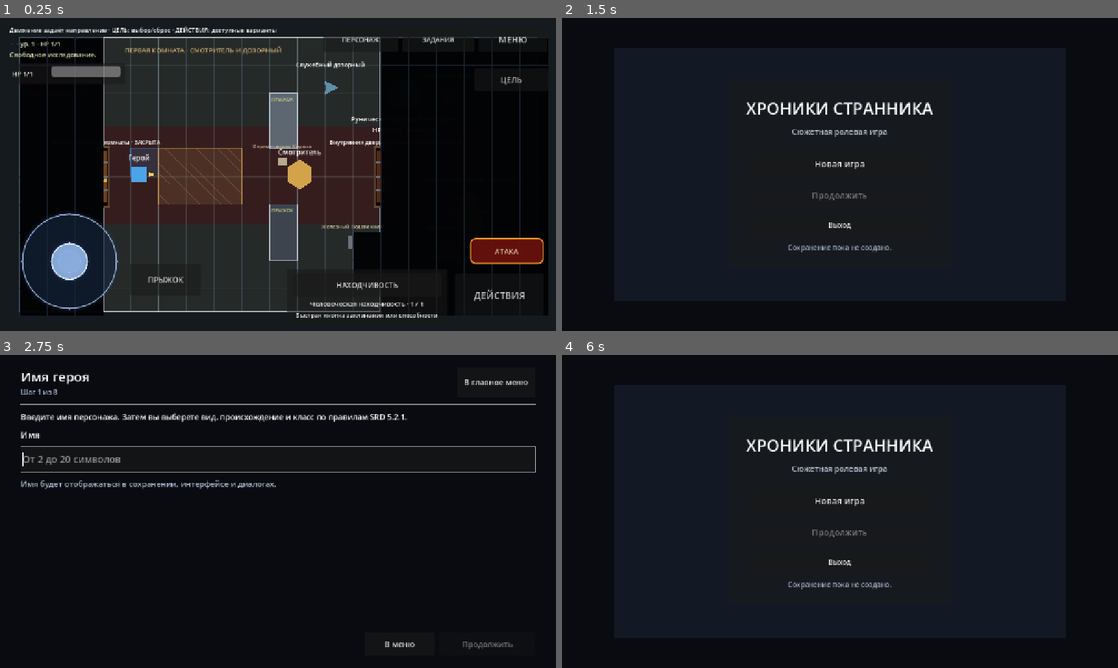
Above: before the commit, frames 1-4 (two rows, left to right).
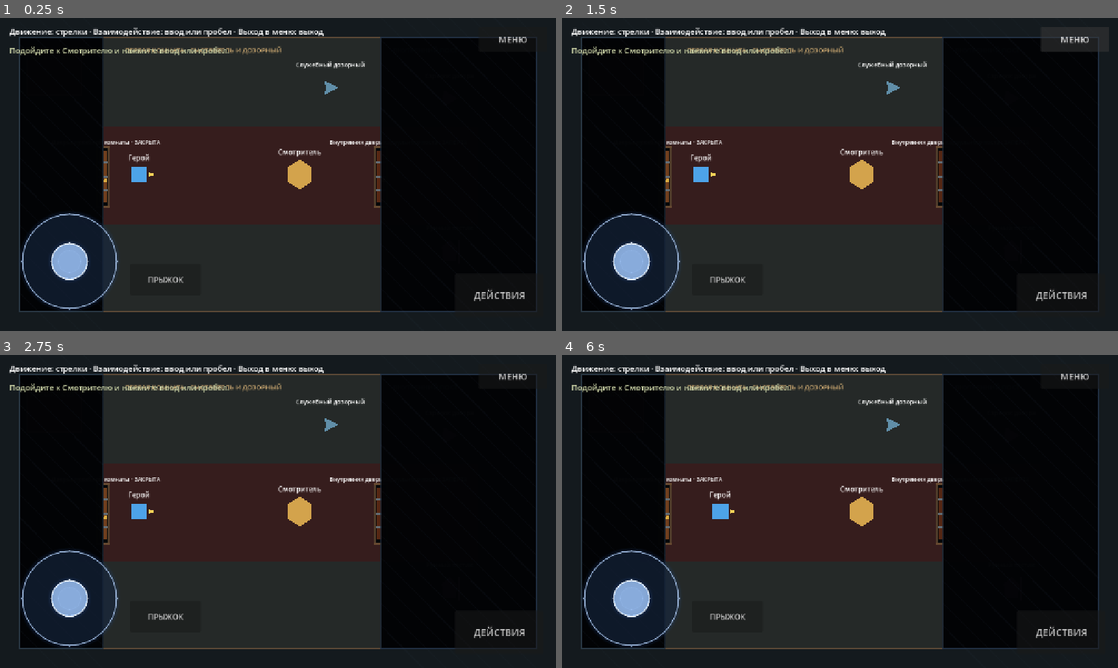
Above: after the commit, the same moments.

Repository: eretenkodaniil16-rgb/rpg-project
Game: Godot game, scene res://scenes/game/game.tscn
The game is run twice, just before and just after one commit, with the same random seed, the same clock (stepped at 60 frames per second) and the same inputs. This scene is started directly instead of the project's main scene.
Inputs (mouse positions are in pixels of both pictures, inside the frame that each line leads up to):
- Up to frame 1 (0.25 s): no input
- Up to frame 2 (1.5 s): click "ДЕЙСТВИЯ" at 0.5 s; click "МЕНЮ" at 1.25 s
- Up to frame 3 (2.75 s): click (278, 502) at 2 s, where only the run before the commit has a clickable "Новая игра"
- Up to frame 4 (6 s): click (1056, 383) at 2.75 s, where only the run before the commit has a clickable "В главное меню"; click (840, 502) at 3.5 s, where only the run before the commit has a clickable "Новая игра"; click (962, 642) at 4.25 s, where only the run before the commit has a clickable "В меню"; click (728, 617) at 5 s, where only the run after the commit has a clickable "ПРЫЖОК"; tap Enter (ui_accept) at 5.75 s; move the mouse to (962, 495) at 5.77 s; hold Right (ui_right) from 5.78 s (still down); tap C at 5.85 s; click (962, 495) at 5.92 s

The runs differ from the first frame. In frame 1, 13% of the frame differs, in the area x 1-99%, y 2-96%; in frame 2, 46%; in frame 3, 47%, in the area x 1-97%, y 2-94%; in frame 4, 45%.
Error after the commit: Parse Error: The member "MAIN_MENU_SCENE" already exists in parent class res://scripts/game/game_base.gd. (res://scripts/game/game_player_visibility_save_runti…

Commit message:
feat: enable visibility and save runtime

Diff:
--- a/scenes/game/game.tscn
+++ b/scenes/game/game.tscn
@@ -1,7 +1,7 @@
 [gd_scene load_steps=6 format=3]
 
 [ext_resource type="PackedScene" path="res://scenes/game/game_base.tscn" id="1_base"]
-[ext_resource type="Script" path="res://scripts/game/game_guard_post_polish_runtime.gd" id="2_feature"]
+[ext_resource type="Script" path="res://scripts/game/game_player_visibility_save_runtime.gd" id="2_feature"]
 [ext_resource type="Script" path="res://scripts/game/guard_post_two_room_visibility.gd" id="3_two_room"]
 [ext_resource type="Script" path="res://scripts/game/npc_stealth_context_dialogue.gd" id="4_context_npc"]
 [ext_resource type="Script" path="res://scripts/ui/mobile_controls_context_actions.gd" id="5_mobile_context"]
